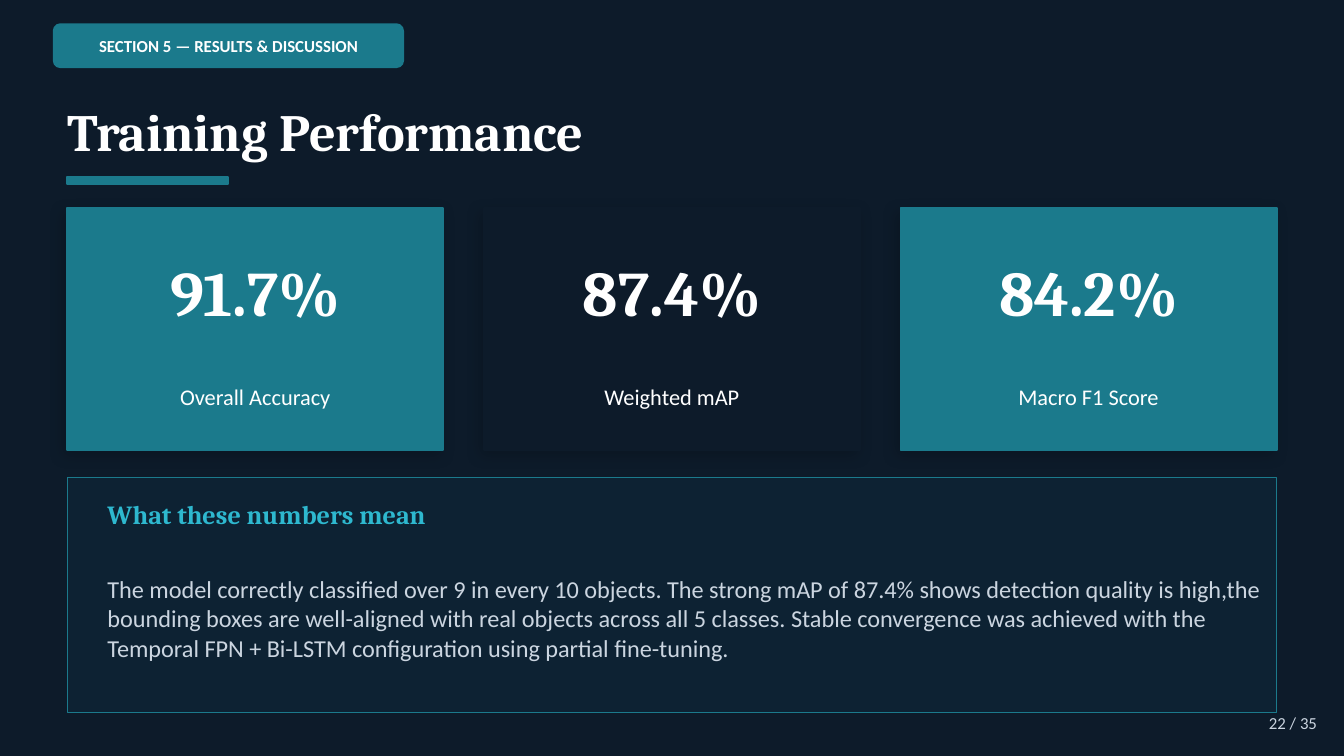
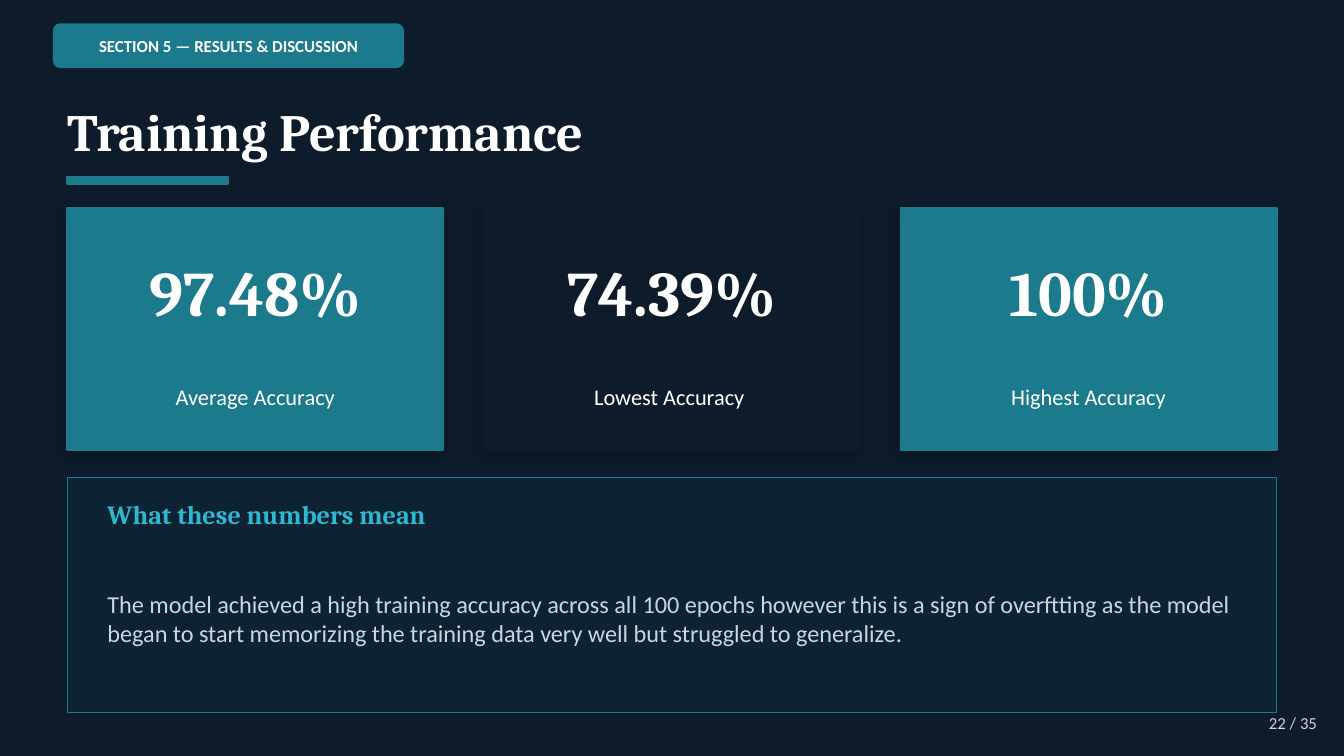
Before and after one commit to KumbiraiShonhiwa/3D-ResNet-With-Temporal-Feature-Stacking-and-LSTM, a slide deck: slide 22 of docs/KITTI_ML_Presentation.pptx. Drawn at 1344x756 pixels with LibreOffice and Linux fonts; fonts in the diff are those of the drawing. Boxes give left, top, right and bottom in pixels: in the first picture for what was removed or moved away, otherwise in the second. Text is boxed around its words. In the diff, an @@ line names an element or a change of style, - is before the commit and + after.

```diff
--- a/docs/KITTI_ML_Presentation.pptx
+++ b/docs/KITTI_ML_Presentation.pptx
@@ text at [149,272,361,318]: text changed @@
-91.7%
+97.48%
@@ text at [567,272,776,318]: text changed @@
-87.4%
+74.39%
@@ text at [1009,273,1167,318]: text changed @@
-84.2%
+100%
@@ text at [1011,389,1166,409]: text changed @@
-Macro F1 Score
+Highest Accuracy
@@ text at [176,390,335,409]: text changed @@
-Overall Accuracy
+Average Accuracy
@@ text at [594,390,744,409]: text changed @@
-Weighted mAP
+Lowest Accuracy
@@ text at [107,596,1229,646]: text changed @@
-The model correctly classified over 9 in every 10 objects. The strong mAP of 87.4% shows detection quality is high,the bounding boxes are well-aligned with real objects across all 5 classes. Stable convergence was achieved with the Temporal FPN + Bi-LSTM configuration using partial fine-tuning.
+The model achieved a high training accuracy across all 100 epochs however this is a sign of overftting as the model began to start memorizing the training data very well but struggled to generalize.
```
Also in this commit, not shown: 8 other slides changed, 4 slides added, 1 slide removed, 5 other files.
